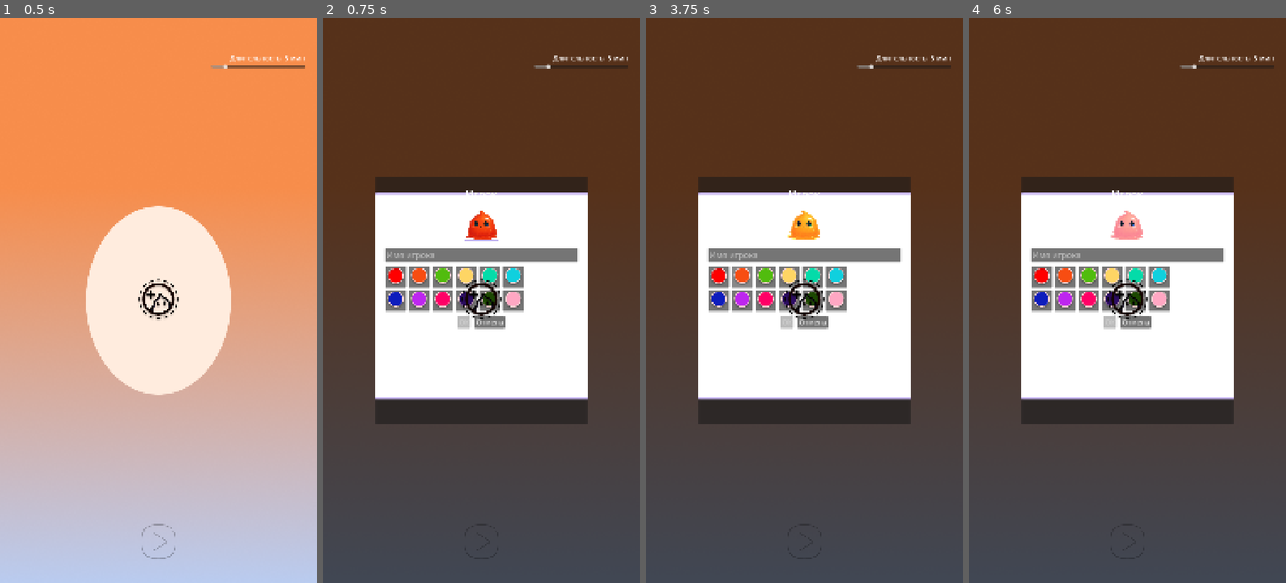
Above: before the commit, frames 1-4 (left to right).
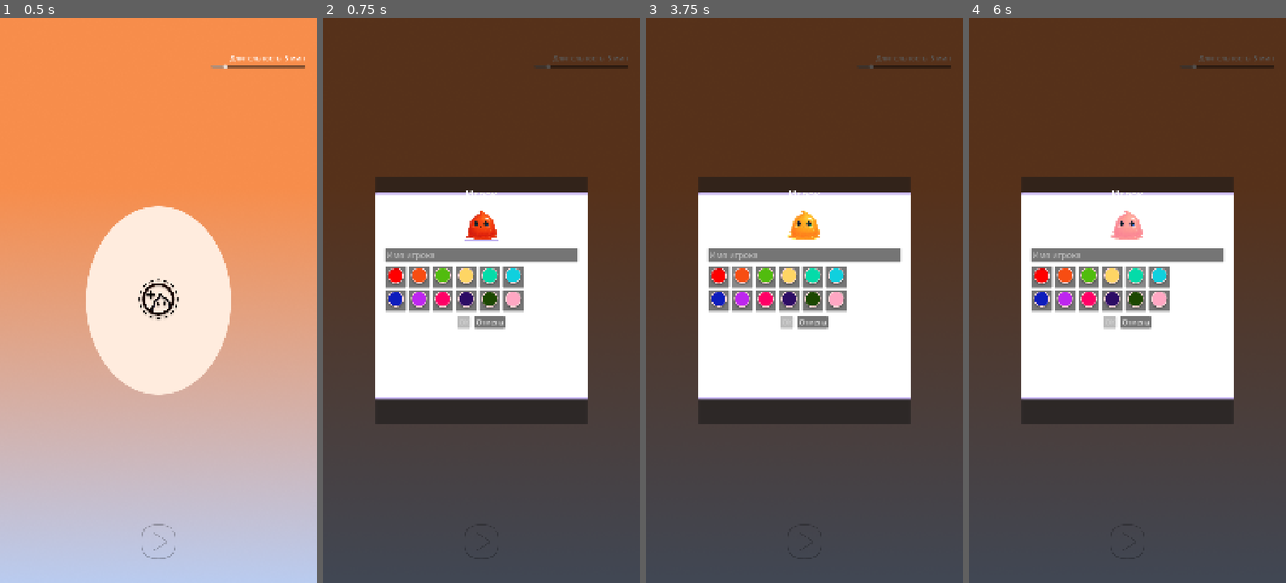
Above: after the commit, the same moments.

Repository: GGamezebo/GodBomb
Game: Godot game, scene res://main.tscn
Two runs of this game, one before a commit and one after it. Both use one fixed random seed, a clock stepped at 60 frames per second and the inputs below.
Inputs (mouse positions are in pixels of both pictures, inside the frame that each line leads up to):
- Up to frame 1 (0.5 s): no input
- Up to frame 2 (0.75 s): click (481, 300) at 0.5 s
- Up to frame 3 (3.75 s): click "Отмена" at 1.25 s; click (804, 300) at 2 s; click (718, 277) at 2.77 s; click (741, 277) at 3.52 s
- Up to frame 4 (6 s): click (1089, 277) at 4.27 s; click (1111, 277) at 5.02 s; click (1137, 277) at 5.77 s

Frame 1 is identical in both runs. In frame 2, 0.5% of the frame differs, in the area x 43-97%, y 6-54%; in frame 3, 0.5%; in frame 4, 0.5%.

Commit message:
enter/Escape into player selection window

Diff:
--- a/src/features/player_selection/edit_player_window.gd
+++ b/src/features/player_selection/edit_player_window.gd
@@ -21,6 +21,8 @@
 
 func _ready() -> void:
 	visible = false
+	if get_parent() is CanvasLayer:
+		(get_parent() as CanvasLayer).visible = false
 	if ok_button:
 		ok_button.pressed.connect(_on_ok_pressed)
 	if apply_button:
@@ -29,6 +31,7 @@
 		cancel_button.pressed.connect(_on_cancel_pressed)
 	if name_edit:
 		name_edit.text_changed.connect(_on_name_changed)
+		name_edit.text_submitted.connect(_on_name_submitted)
 	_build_color_buttons()
 
 
@@ -56,11 +59,33 @@
 
 func _show_window(player_name: String) -> void:
 	visible = true
+	z_index = 1
+	if get_parent() is CanvasLayer:
+		(get_parent() as CanvasLayer).visible = true
 	if name_edit:
 		name_edit.text = player_name
 		name_edit.grab_focus()
 	_update_color_availability()
 	_on_name_changed(player_name)
+
+
+func _input(event: InputEvent) -> void:
+	if not visible:
+		return
+	if event is InputEventKey:
+		var key_event := event as InputEventKey
+		if not key_event.pressed or key_event.echo:
+			return
+		if key_event.keycode == KEY_ESCAPE:
+			_on_cancel_pressed()
+			get_viewport().set_input_as_handled()
+		elif key_event.keycode in [KEY_ENTER, KEY_KP_ENTER]:
+			if _try_confirm():
+				get_viewport().set_input_as_handled()
+
+
+func _on_name_submitted(_text: String) -> void:
+	_try_confirm()
 
 
 func _build_color_buttons() -> void:
@@ -112,15 +137,34 @@
 
 
 func _on_name_changed(text: String) -> void:
+	var is_empty := text.strip_edges().is_empty()
 	if ok_button:
-		ok_button.disabled = text.strip_edges().is_empty()
+		ok_button.disabled = is_empty
+	if apply_button:
+		apply_button.disabled = is_empty
+
+
+func _try_confirm() -> bool:
+	if ok_button and ok_button.visible and not ok_button.disabled:
+		_on_ok_pressed()
+		return true
+	if apply_button and apply_button.visible and not apply_button.disabled:
+		_on_apply_pressed()
+		return true
+	return false
+
+
+func _close_window() -> void:
+	visible = false
+	if get_parent() is CanvasLayer:
+		(get_parent() as CanvasLayer).visible = false
 
 
 func _on_ok_pressed() -> void:
 	var player_name := name_edit.text.strip_edges() if name_edit else ""
 	if player_name.is_empty():
 		return
-	visible = false
+	_close_window()
 	player_added.emit(player_name, _selected_preset_id)
 
 
@@ -128,9 +172,9 @@
 	var player_name := name_edit.text.strip_edges() if name_edit else ""
 	if player_name.is_empty() or _player_index < 0:
 		return
-	visible = false
+	_close_window()
 	player_applied.emit(_player_index, player_name, _selected_preset_id)
 
 
 func _on_cancel_pressed() -> void:
-	visible = false
+	_close_window()
--- a/src/features/player_selection/edit_player_window.tscn
+++ b/src/features/player_selection/edit_player_window.tscn
@@ -8,7 +8,9 @@
 anchors_preset = 15
 anchor_right = 1.0
 anchor_bottom = 1.0
-mouse_filter = 2
+grow_horizontal = 2
+grow_vertical = 2
+mouse_filter = 0
 script = ExtResource("1")
 name_edit = NodePath("Panel/Margin/VBox/NameEdit")
 slime_preview = NodePath("Panel/Margin/VBox/PreviewRow/SlimePreview")
@@ -22,6 +24,9 @@
 anchors_preset = 15
 anchor_right = 1.0
 anchor_bottom = 1.0
+grow_horizontal = 2
+grow_vertical = 2
+mouse_filter = 0
 color = Color(0, 0, 0, 0.65)
 
 [node name="Panel" type="PanelContainer" parent="."]
--- a/src/features/player_selection/player_selection_widget.tscn
+++ b/src/features/player_selection/player_selection_widget.tscn
@@ -28,7 +28,7 @@
 icons_layer = NodePath("TableArea/IconsLayer")
 chairs_layer = NodePath("TableArea/ChairsLayer")
 add_player_button = NodePath("TableArea/AddPlayerButton")
-edit_player_window = NodePath("EditPlayerWindow")
+edit_player_window = NodePath("ModalLayer/EditPlayerWindow")
 add_player_texture = ExtResource("8")
 remove_player_texture = ExtResource("9")
 
@@ -101,10 +101,16 @@
 game_config = ExtResource("5")
 menu_events = ExtResource("7")
 
-[node name="EditPlayerWindow" parent="." unique_id=1947908710 instance=ExtResource("4")]
+[node name="ModalLayer" type="CanvasLayer" parent="."]
+layer = 20
+
+[node name="EditPlayerWindow" parent="ModalLayer" unique_id=1947908710 instance=ExtResource("4")]
 visible = false
-layout_mode = 1
+anchors_preset = 15
+anchor_right = 1.0
+anchor_bottom = 1.0
 grow_horizontal = 2
 grow_vertical = 2
-preset_storage = NodePath("../PresetStorage")
+mouse_filter = 0
+preset_storage = NodePath("../../PresetStorage")
 game_config = ExtResource("5")
